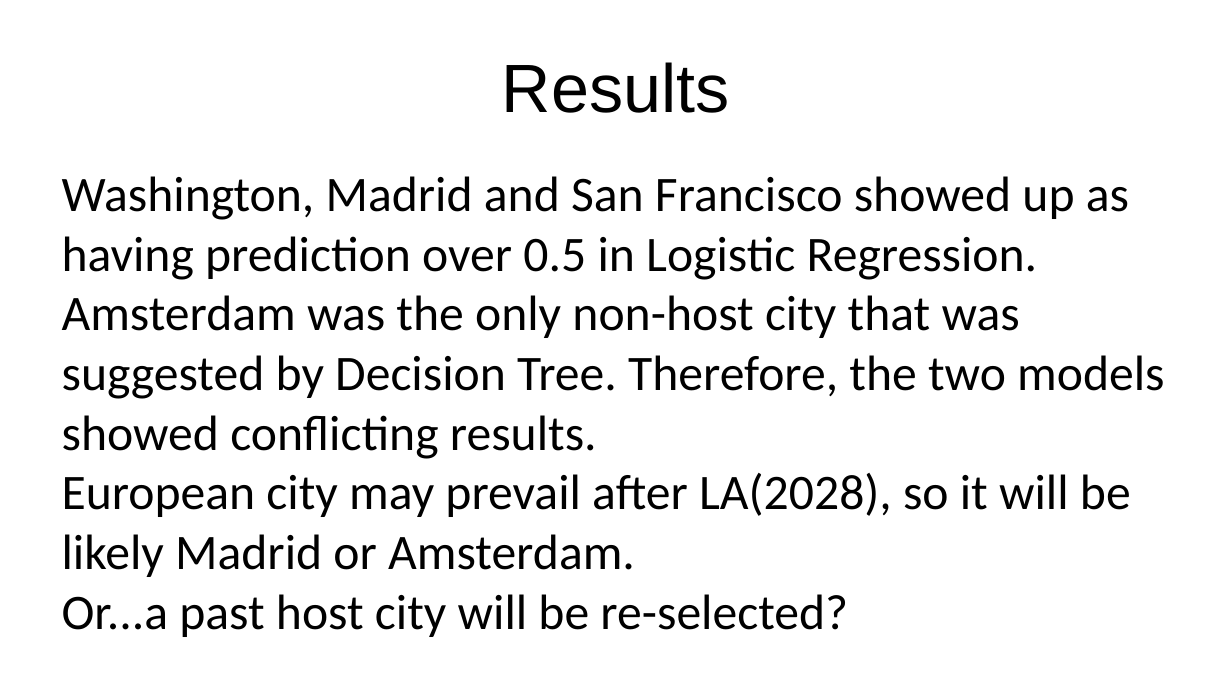
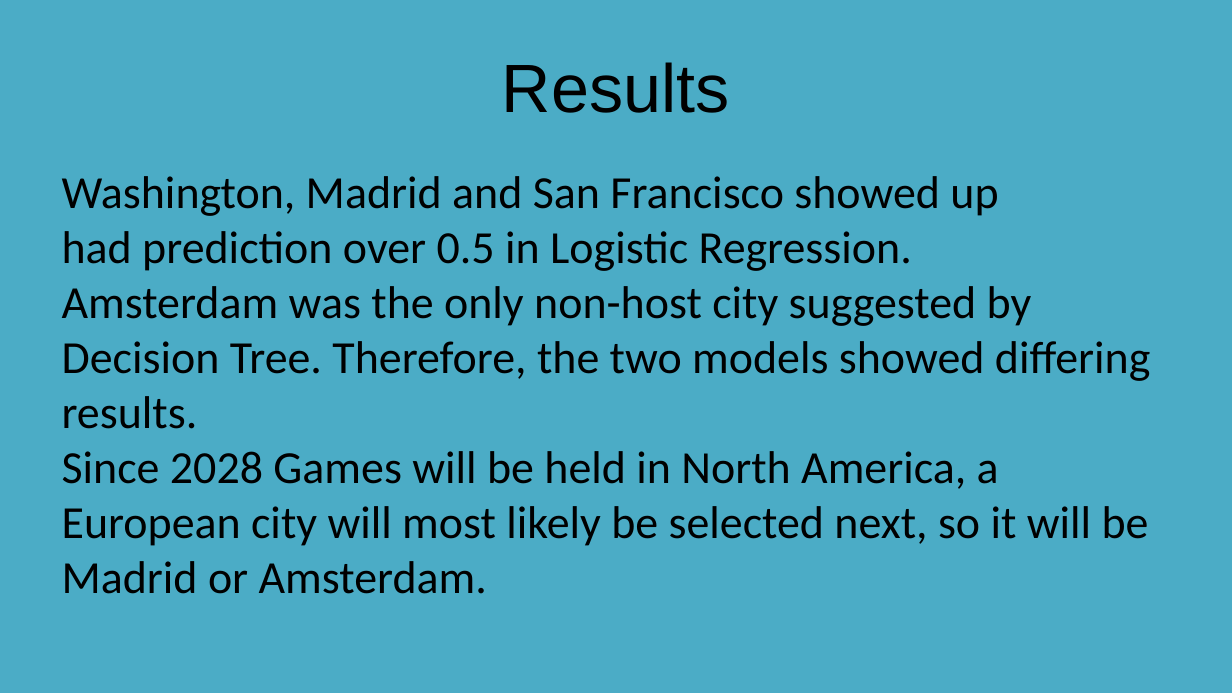
Before and after one commit to CharlesFung87/Coursera_Capstone, a slide deck: slide 16 of Olympic host cities presentation.pptx. Drawn at 1232x693 pixels with LibreOffice and Linux fonts; fonts in the diff are those of the drawing. Boxes give left, top, right and bottom in pixels: in the first picture for what was removed or moved away, otherwise in the second. Text is boxed around its words. In the diff, an @@ line names an element or a change of style, - is before the commit and + after.

```diff
--- a/Olympic host cities presentation.pptx
+++ b/Olympic host cities presentation.pptx
@@ background #FFFFFF to #4BACC6 @@
@@ text at (62, 176, 1150, 546): text changed; size 32 to 29.6 pt @@
-Washington, Madrid and San Francisco showed up as having prediction over 0.5 in Logistic Regression.
-Amsterdam was the only non-host city that was suggested by Decision Tree. Therefore, the two models showed conflicting results.
-European city may prevail after LA(2028), so it will be likely Madrid or Amsterdam.
-Or...a past host city will be re-selected?
+Washington, Madrid and San Francisco showed up had prediction over 0.5 in Logistic Regression.
+Amsterdam was the only non-host city suggested by Decision Tree. Therefore, the two models showed differing results.
+Since 2028 Games will be held in North America, a
+European city will most likely be selected next, so it will be Madrid or Amsterdam.
```
Also in this commit, not shown: 18 other slides changed, 4 other files.
